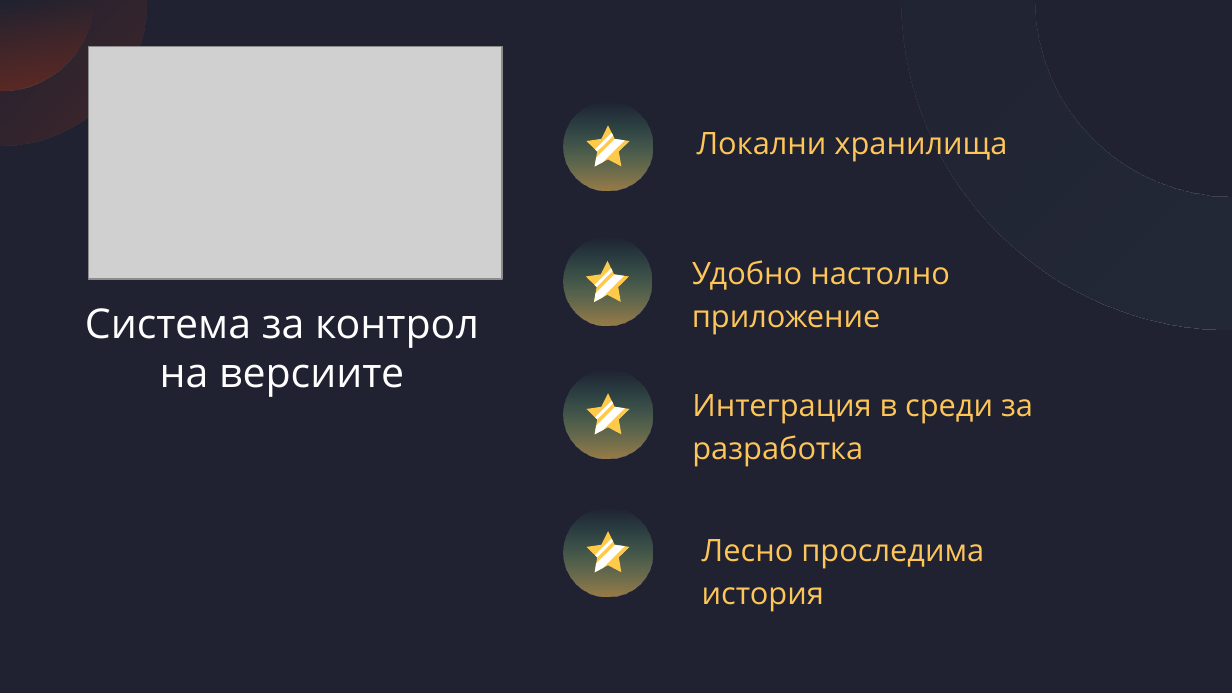
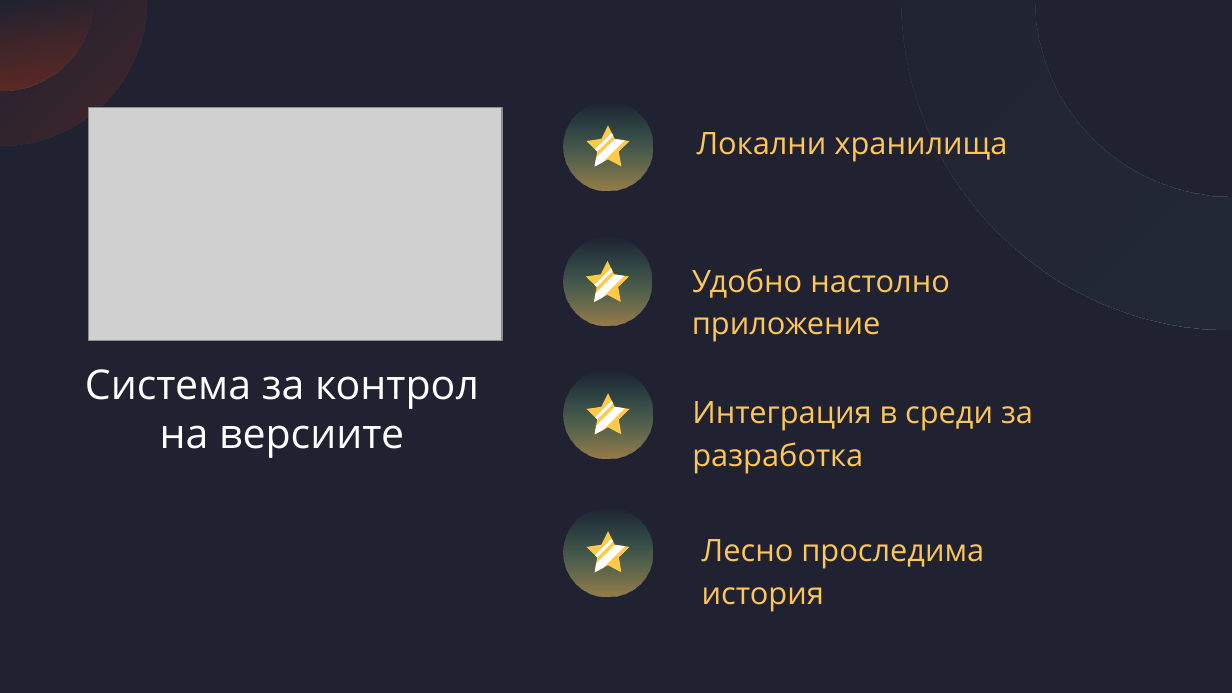
Before and after one commit to USP-2021-Films/Films2021, a slide deck: slide 13 of ФилмиПрезентация.pptx. Drawn at 1232x693 pixels with LibreOffice and Linux fonts; fonts in the diff are those of the drawing; grey boxes stand for pictures. Boxes give left, top, right and bottom in pixels: in the first picture for what was removed or moved away, otherwise in the second. Text is boxed around its words. In the diff, an @@ line names an element or a change of style, - is before the commit and + after.

```diff
--- a/ФилмиПрезентация.pptx
+++ b/ФилмиПрезентация.pptx
@@ picture moved from (x1=89, y1=47, x2=501, y2=280) to (x1=89, y1=107, x2=501, y2=340) @@
@@ subtitle "Удобно настолно приложение" moved from (x1=692, y1=260, x2=950, y2=335) to (x1=692, y1=268, x2=950, y2=342) @@
@@ title "Система за контрол на версиите" moved from (x1=85, y1=308, x2=479, y2=397) to (x1=85, y1=369, x2=479, y2=458) @@
@@ subtitle "Интеграция в среди за разработка" moved from (x1=692, y1=394, x2=1033, y2=467) to (x1=692, y1=401, x2=1033, y2=474) @@
```
Also in this commit, not shown: 4 other slides changed, 1 slide added, 36 other files.
